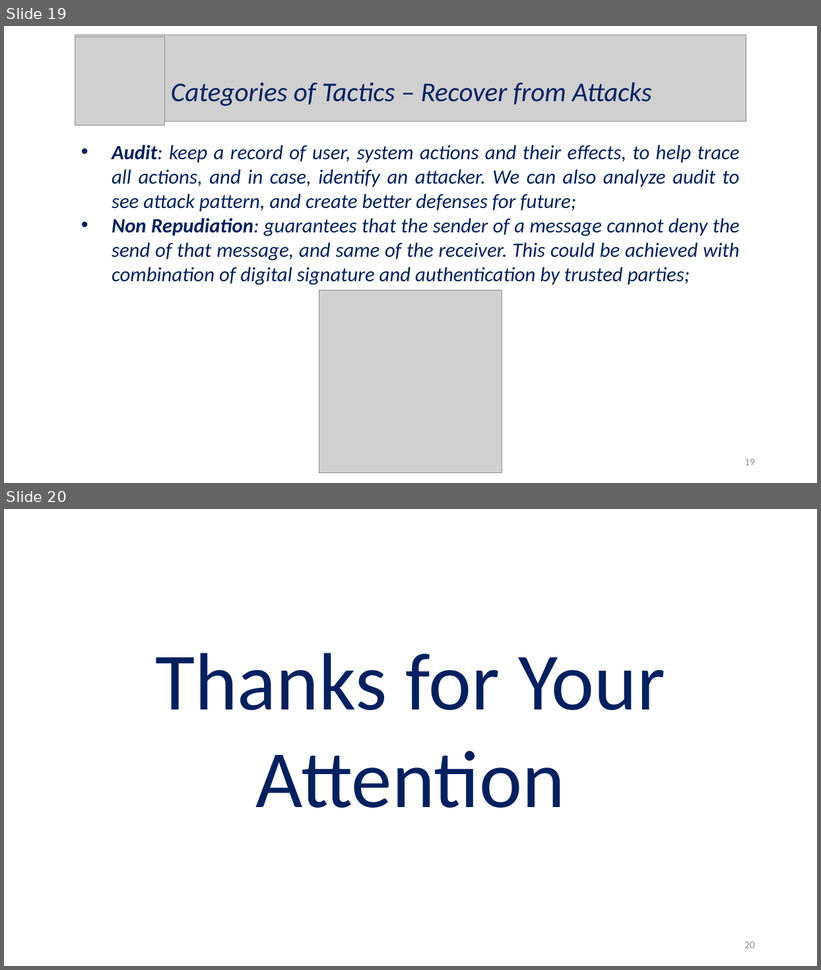
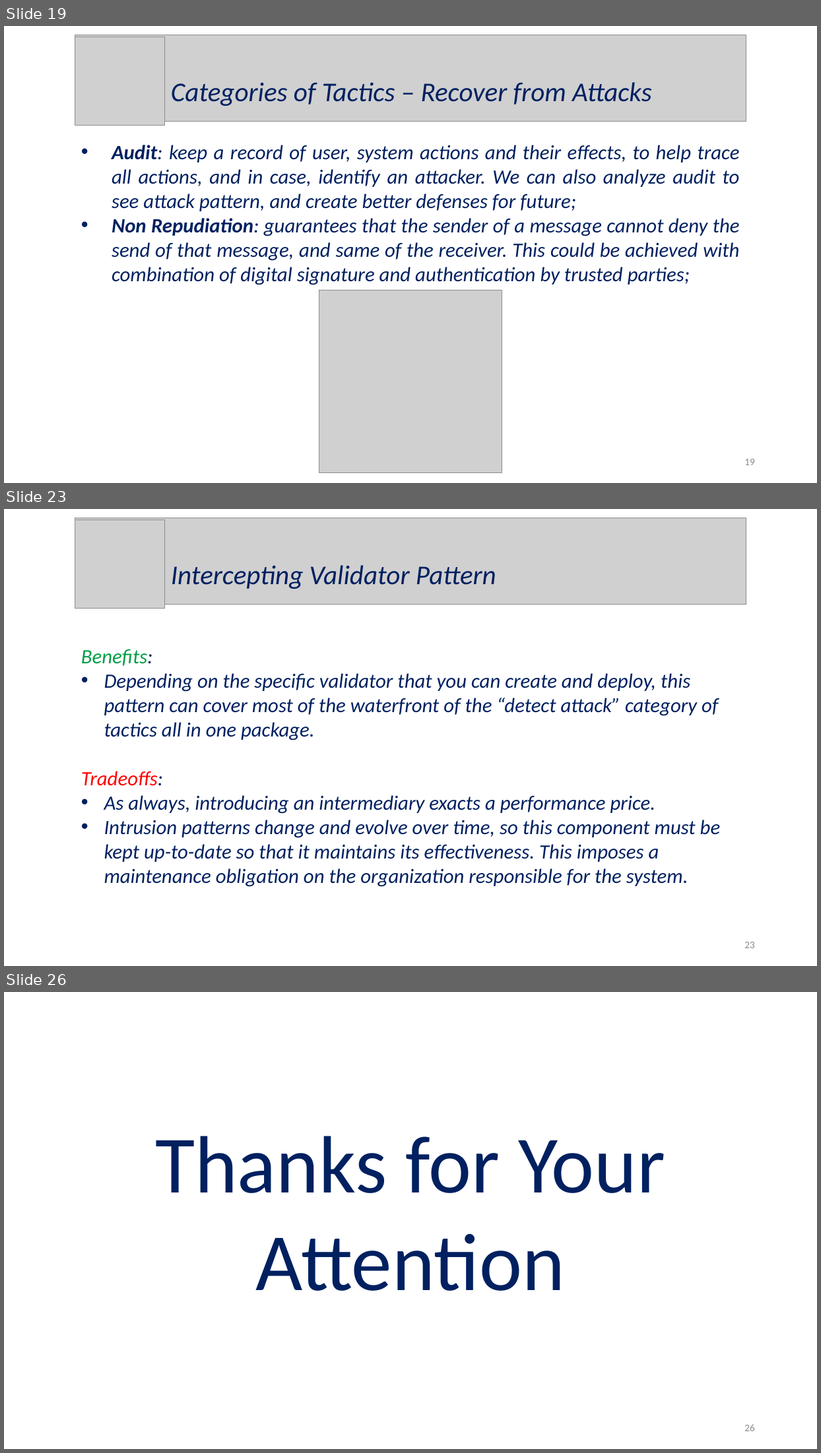
Before and after one commit to Wonderjack996/unimib-software-architecture, a slide deck: Approfondimento - Security/Presentazione - Savazzi - Alex.pptx. Shown one above the other, each under a label of ours: slides 19 and 20 before the commit, slides 19, 23 and 26 after it; the slides between them are not shown. The pictures are 821x970 and 821x1453 pixels, drawn with LibreOffice and Linux fonts; fonts in the diff are those of the drawing; grey boxes stand for pictures. Boxes give left, top, right and bottom in pixels: in the first picture for what was removed or moved away, otherwise in the second. Text is boxed around its words. In the diff, an @@ line names an element or a change of style, - is before the commit and + after.

```diff
--- a/Approfondimento - Security/Presentazione - Savazzi - Alex.pptx
+++ b/Approfondimento - Security/Presentazione - Savazzi - Alex.pptx
@@ slide 23 added at (4,509,817,966), background #FFFFFF @@
@@ picture added at (75,518,746,605) @@
@@ picture added at (75,520,165,609) @@
@@ text added at (171,565,496,589), 32 pt, text #002060, italic @@
+Intercepting Validator Pattern
@@ text added at (81,649,721,887), 24 pt, text #002060, italic @@
+Benefits:
+• Depending on the specific validator that you can create and deploy, this pattern can cover most of the waterfront of the “detect attack” category of tactics all in one package.
+Tradeoffs:
+• As always, introducing an intermediary exacts a performance price.
+• Intrusion patterns change and evolve over time, so this component must be kept up-to-date so that it maintains its effectiveness. This imposes a maintenance obligation on the organization responsible for the system.
@@ page number added at (745,942,755,949), 12 pt, text #8C8C8C @@
+23
@@ what was slide 20 is now slide 26 @@
@@ page number at (745,1424,755,1432): text changed @@
-20
+26
```
Also in this commit, not shown: 5 other slides added.
